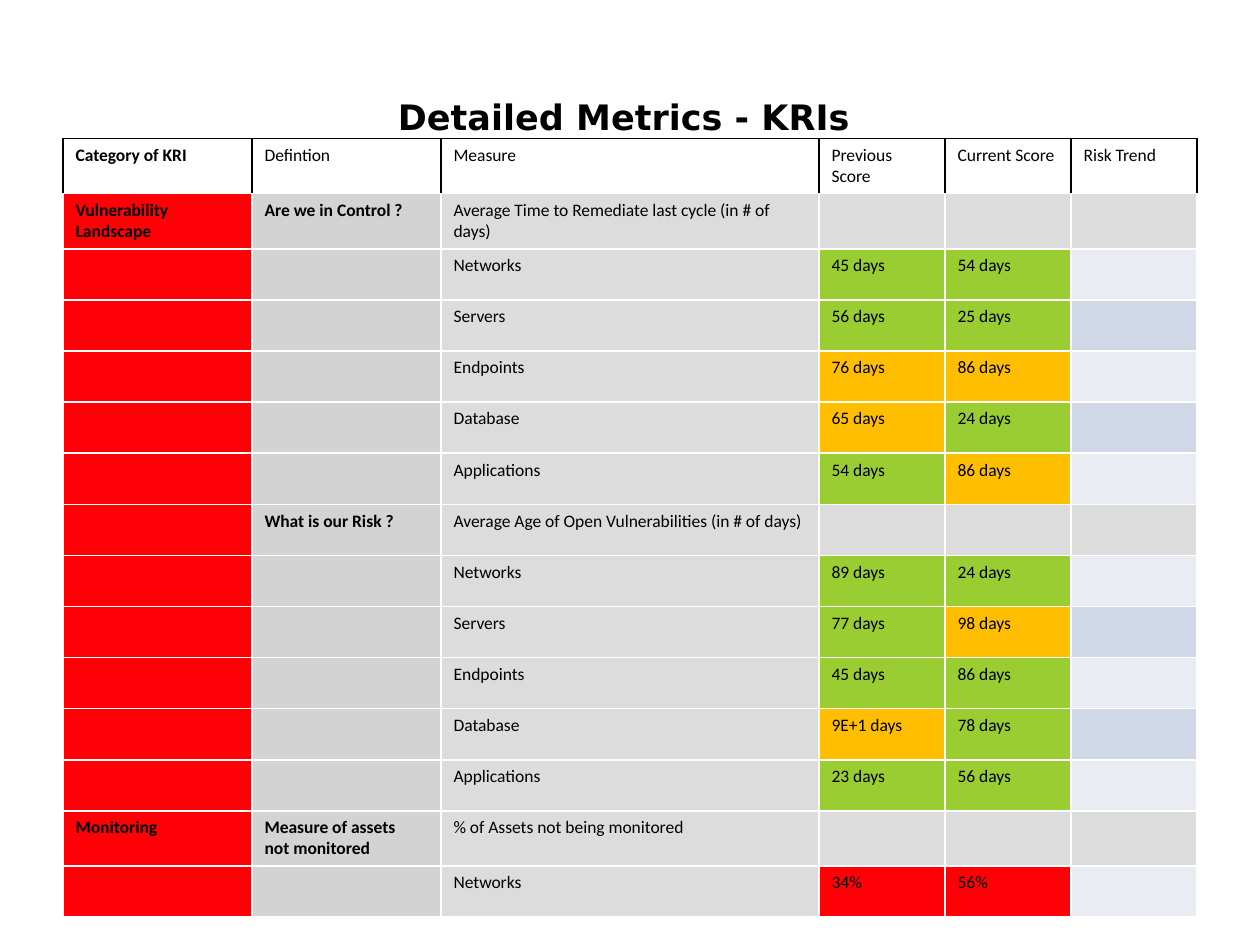
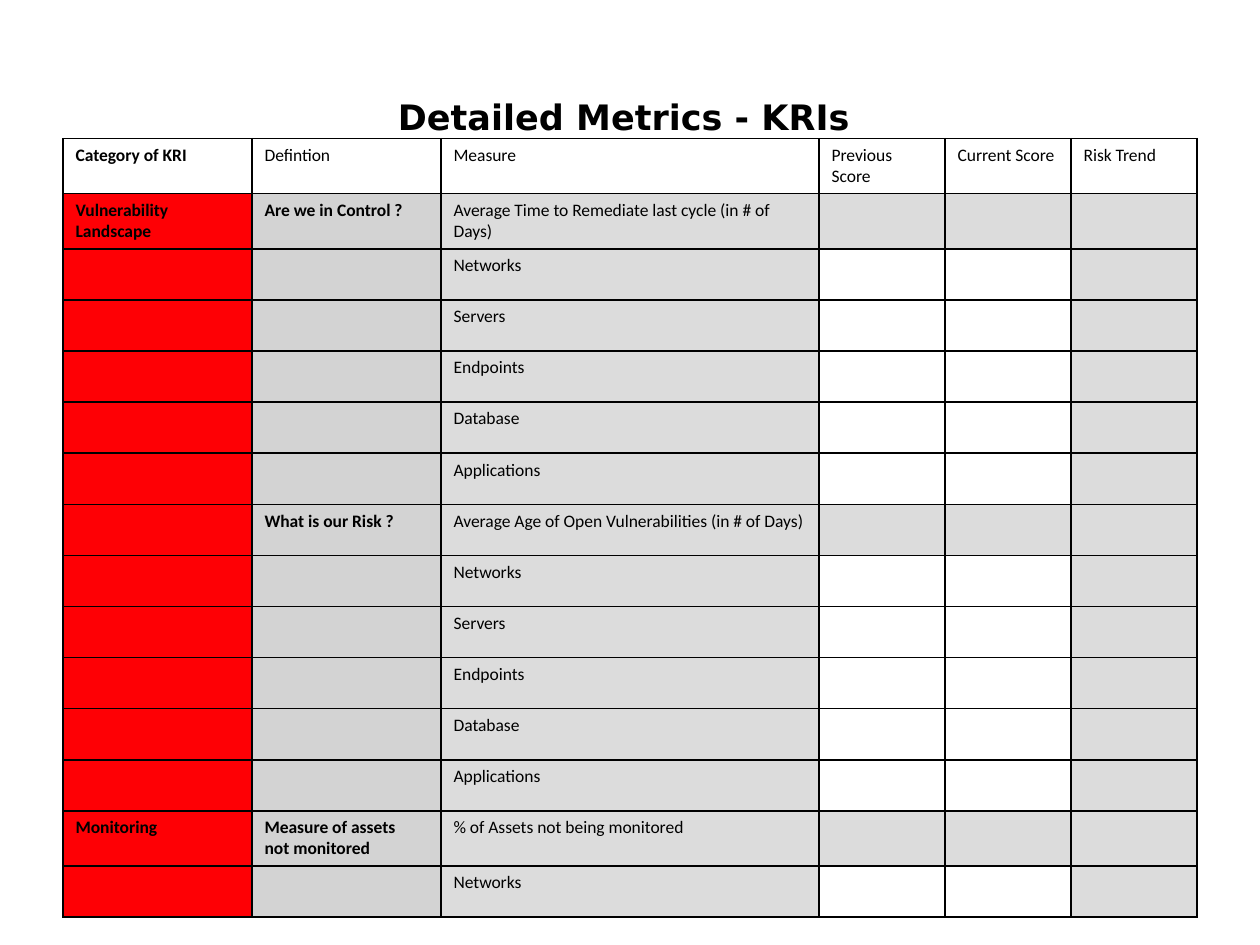
Before and after one commit to mehtaparitosh/PythonPPTX, a slide deck: slide 5 of chart-01.pptx. Drawn at 1260x945 pixels with LibreOffice and Linux fonts; fonts in the diff are those of the drawing. Boxes give left, top, right and bottom in pixels: in the first picture for what was removed or moved away, otherwise in the second. Text is boxed around its words. In the diff, an @@ line names an element or a change of style, - is before the commit and + after.

```diff
--- a/chart-01.pptx
+++ b/chart-01.pptx
@@ table at bbox=[63, 139, 1197, 892] @@
-row 2, column 3: Average Time to Remediate last cycle (in # of days)
+row 2, column 3: Average Time to Remediate last cycle (in # of Days)
-row 3, column 4: 45 days
+row 3, column 4: 
-row 3, column 5: 54 days
+row 3, column 5: 
-row 4, column 4: 56 days
+row 4, column 4: 
-row 4, column 5: 25 days
+row 4, column 5: 
-row 5, column 4: 76 days
+row 5, column 4: 
-row 5, column 5: 86 days
+row 5, column 5: 
-row 6, column 4: 65 days
+row 6, column 4: 
-row 6, column 5: 24 days
+row 6, column 5: 
-row 7, column 4: 54 days
+row 7, column 4: 
-row 7, column 5: 86 days
+row 7, column 5: 
-row 8, column 3: Average Age of Open Vulnerabilities (in # of days)
+row 8, column 3: Average Age of Open Vulnerabilities (in # of Days)
-row 9, column 4: 89 days
+row 9, column 4: 
-row 9, column 5: 24 days
+row 9, column 5: 
-row 10, column 4: 77 days
+row 10, column 4: 
-row 10, column 5: 98 days
+row 10, column 5: 
-row 11, column 4: 45 days
+row 11, column 4: 
-row 11, column 5: 86 days
+row 11, column 5: 
-row 12, column 4: 9E+1 days
+row 12, column 4: 
-row 12, column 5: 78 days
+row 12, column 5: 
-row 13, column 4: 23 days
+row 13, column 4: 
-row 13, column 5: 56 days
+row 13, column 5: 
-row 15, column 4: 34%
+row 15, column 4: 
-row 15, column 5: 56%
+row 15, column 5: 
@@ fill #9ACD32 to #FFFFFF in 14 cells @@
@@ fill #E9EDF4 to #DCDCDC in 7 cells @@
@@ fill #D0D8E8 to #DCDCDC in 4 cells @@
@@ fill #FFBF00 to #FFFFFF in 6 cells @@
@@ fill #FE0005 to #FFFFFF in 2 cells @@
@@ borders changed @@
```
Also in this commit, not shown: 4 other slides changed, 1 slide removed, 4 other files.
